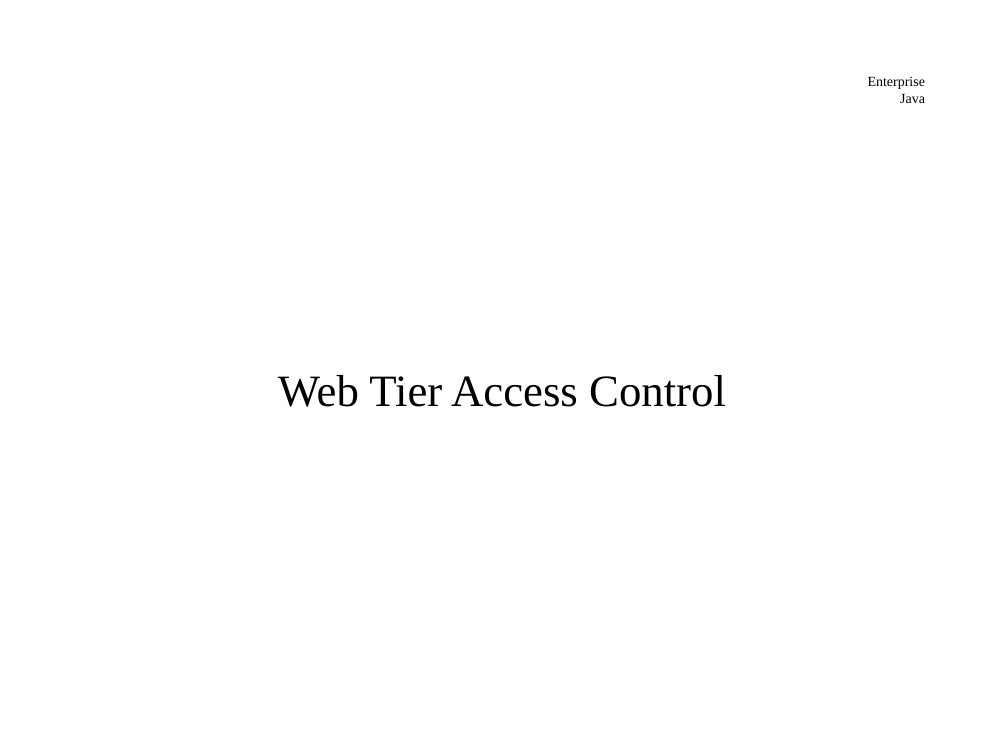
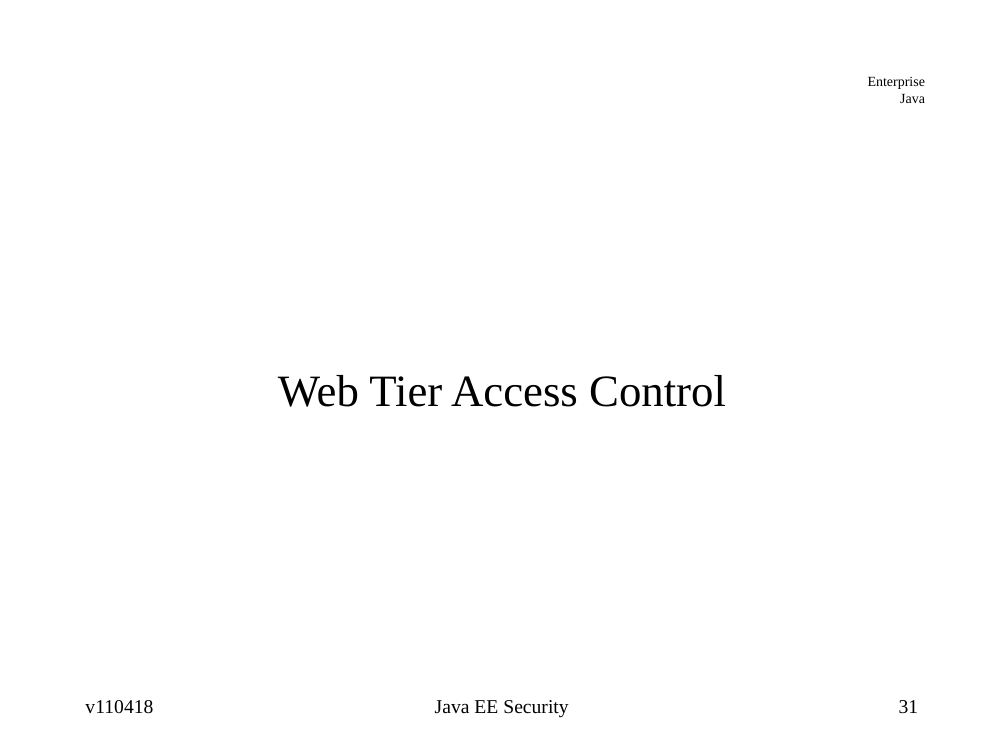
Before and after one commit to jcstaff/ejava-javaee, a slide deck: slide 31 of securePing/src/site/resources/lectures/javaeeSecurity.ppt. Drawn at 1008x756 pixels with LibreOffice and Linux fonts; fonts in the diff are those of the drawing. Boxes give left, top, right and bottom in pixels: in the first picture for what was removed or moved away, otherwise in the second. Text is boxed around its words. In the diff, an @@ line names an element or a change of style, - is before the commit and + after.

```diff
--- a/securePing/src/site/resources/lectures/javaeeSecurity.ppt
+++ b/securePing/src/site/resources/lectures/javaeeSecurity.ppt
@@ text added at [85, 700, 153, 714], 14 pt, text #000000 @@
+v110418
@@ text added at [435, 700, 568, 718], 14 pt, text #000000 @@
+Java EE Security
@@ page number added at [899, 700, 919, 714], 14 pt, text #000000 @@
+31
```
Also in this commit, not shown: 46 other slides changed, 59 other files.
